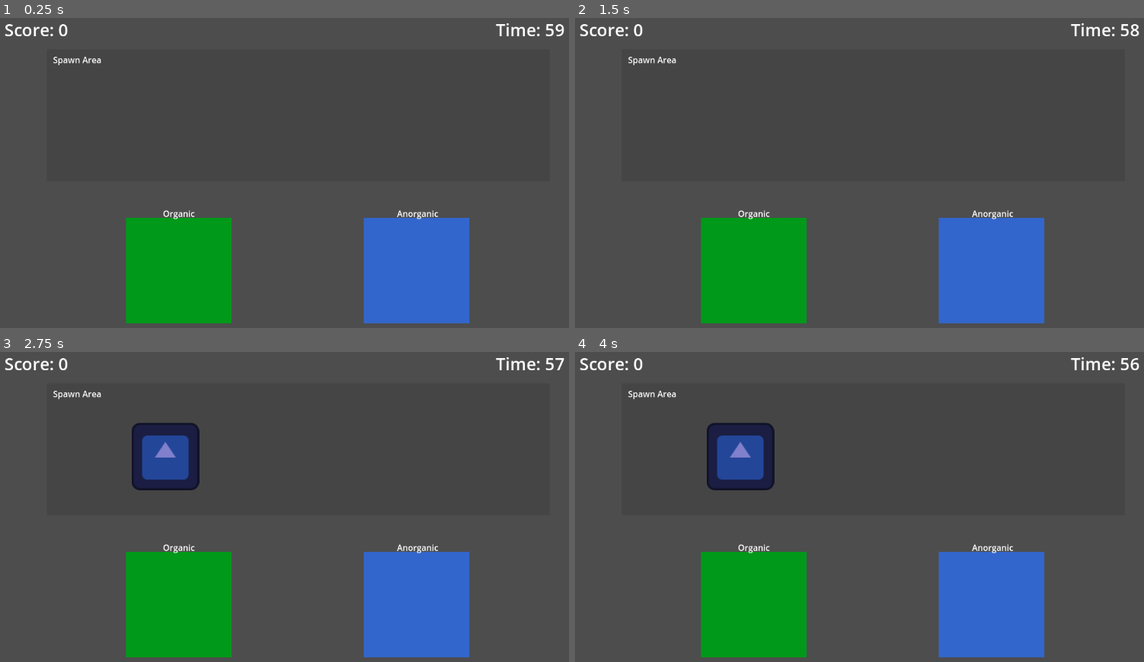
Above: before the commit, frames 1-4 (two rows, left to right).
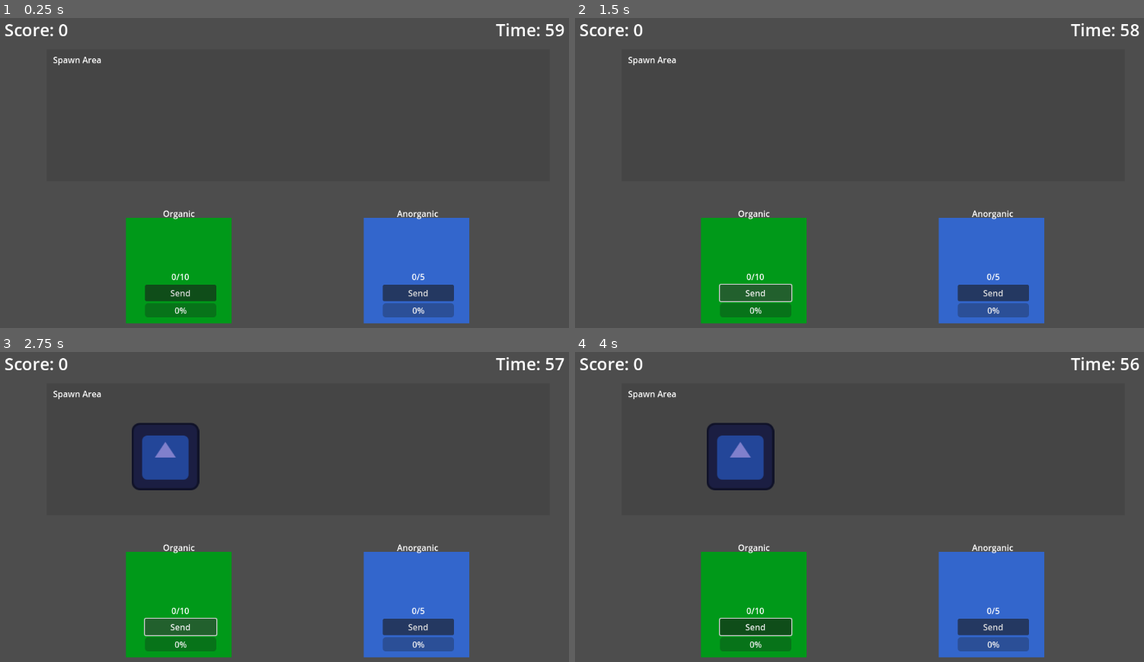
Above: after the commit, the same moments.

Repository: galih9/godot-trash
Game: Godot game, scene res://main.tscn
Same seed, same stepped clock (60 frames per second), same inputs: the game is played once before the commit and once after it. The engine's default icon, where the game draws it, is replaced by a stand-in: a white triangle on a blue panel in a dark square.
Inputs (mouse positions are in pixels of both pictures, inside the frame that each line leads up to):
- Up to frame 1 (0.25 s): no input
- Up to frame 2 (1.5 s): click (757, 293) at 0.5 s, where only the run after the commit has a clickable "Send"; click (757, 293) at 1.25 s, where only the run after the commit has a clickable "Send"
- Up to frame 3 (2.75 s): click (182, 627) at 2 s, where only the run after the commit has a clickable "Send"
- Up to frame 4 (4 s): tap Enter at 2.75 s; move the mouse to (751, 603) at 2.77 s; click (751, 603) at 2.92 s; tap Space at 3.5 s; move the mouse to (990, 603) at 3.52 s; click (990, 603) at 3.67 s

The runs differ from the first frame. In frame 1, 2.6% of the frame differs, in the area x 25-80%, y 82-97%; in frame 2, 2.6%; in frame 3, 2.6%; in frame 4, 2.6%.

Commit message:
implement send mechanic

Diff:
--- a/main.gd
+++ b/main.gd
@@ -14,6 +14,12 @@
 var inorganic_bonus = 0
 var organic_upgrade_cost = 100
 var inorganic_upgrade_cost = 100
+
+# Bin Capacity Logic
+var bin_organic_count = 0
+var bin_anorganic_count = 0
+var bin_organic_shipping = 0
+var bin_anorganic_shipping = 0
 
 
 # Hover tracking
@@ -30,6 +36,17 @@
 @onready var shop_inorganic_button = $UI/ShopPanel/VBoxContainer/HBoxContainer3/Button
 @onready var final_score_label = $UI/GameOverPanel/FinalScoreLabel
 
+# Bin Nodes
+@onready var organic_indicator = $BinOrganic/VBoxContainer/Indicator
+@onready var organic_send_button = $BinOrganic/VBoxContainer/Button
+@onready var organic_progress = $BinOrganic/VBoxContainer/ProgressBar
+@onready var organic_timer = $BinOrganic/VBoxContainer/Timer
+
+@onready var anorganic_indicator = $BinAnorganic/VBoxContainer/Indicator
+@onready var anorganic_send_button = $BinAnorganic/VBoxContainer/Button
+@onready var anorganic_progress = $BinAnorganic/VBoxContainer/ProgressBar
+@onready var anorganic_timer = $BinAnorganic/VBoxContainer/Timer
+
 
 @onready var spawn_area = $SpawnArea
 @onready var timer = $Timer
@@ -45,6 +62,14 @@
 	shop_stack_button.pressed.connect(_on_buy_stack_upgrade_pressed)
 	shop_organic_button.pressed.connect(_on_buy_organic_upgrade_pressed)
 	shop_inorganic_button.pressed.connect(_on_buy_inorganic_upgrade_pressed)
+
+	organic_send_button.pressed.connect(_on_organic_send_pressed)
+	organic_timer.timeout.connect(_on_organic_timer_timeout)
+
+	anorganic_send_button.pressed.connect(_on_anorganic_send_pressed)
+	anorganic_timer.timeout.connect(_on_anorganic_timer_timeout)
+
+	update_bin_ui()
 
 
 func _process(delta):
@@ -78,6 +103,17 @@
 			if is_instance_valid(item):
 				# Stack them slightly
 				item.global_position = mouse_pos + Vector2(0, i * 20)
+
+	# Update Progress Bars
+	if not organic_timer.is_stopped():
+		organic_progress.value = (1 - organic_timer.time_left / organic_timer.wait_time) * 100
+	else:
+		organic_progress.value = 0
+
+	if not anorganic_timer.is_stopped():
+		anorganic_progress.value = (1 - anorganic_timer.time_left / anorganic_timer.wait_time) * 100
+	else:
+		anorganic_progress.value = 0
 
 func update_ui():
 	score_label.text = "Score: " + str(score)
@@ -172,11 +208,15 @@
 
 	if correct:
 		if item.type == 0: # Organic
-			score += 10 + organic_bonus
+			# score += 10 + organic_bonus
+			bin_organic_count += 1
 		else: # Inorganic
-			score += 10 + inorganic_bonus
+			# score += 10 + inorganic_bonus
+			bin_anorganic_count += 1
+		update_bin_ui()
 	else:
 		score -= 5
+		update_ui()
 
 	update_ui()
 
@@ -252,3 +292,37 @@
 func _on_bin_anorganic_mouse_exited():
 	if hovered_bin_type == 2:
 		hovered_bin_type = 0
+
+func update_bin_ui():
+	organic_indicator.text = str(bin_organic_count) + "/10"
+	anorganic_indicator.text = str(bin_anorganic_count) + "/5"
+
+func _on_organic_send_pressed():
+	if bin_organic_count > 0:
+		bin_organic_shipping = bin_organic_count
+		bin_organic_count = 0
+		organic_send_button.disabled = true
+		organic_timer.start()
+		update_bin_ui()
+
+func _on_organic_timer_timeout():
+	score += bin_organic_shipping * (10 + organic_bonus)
+	bin_organic_shipping = 0
+	organic_send_button.disabled = false
+	organic_timer.stop()
+	update_ui()
+
+func _on_anorganic_send_pressed():
+	if bin_anorganic_count > 0:
+		bin_anorganic_shipping = bin_anorganic_count
+		bin_anorganic_count = 0
+		anorganic_send_button.disabled = true
+		anorganic_timer.start()
+		update_bin_ui()
+
+func _on_anorganic_timer_timeout():
+	score += bin_anorganic_shipping * (10 + inorganic_bonus)
+	bin_anorganic_shipping = 0
+	anorganic_send_button.disabled = false
+	anorganic_timer.stop()
+	update_ui()
--- a/main.tscn
+++ b/main.tscn
@@ -180,6 +180,34 @@
 [node name="BinOrganic" type="Area2D" parent="."]
 position = Vector2(350, 500)
 
+[node name="VBoxContainer" type="VBoxContainer" parent="BinOrganic"]
+offset_left = -64.0
+offset_right = 71.5
+offset_bottom = 89.0
+size_flags_horizontal = 3
+size_flags_vertical = 3
+
+[node name="Indicator" type="Label" parent="BinOrganic/VBoxContainer"]
+z_index = 1
+layout_mode = 2
+size_flags_horizontal = 3
+size_flags_vertical = 3
+text = "0/10"
+horizontal_alignment = 1
+vertical_alignment = 3
+
+[node name="Button" type="Button" parent="BinOrganic/VBoxContainer"]
+z_index = 1
+layout_mode = 2
+text = "Send"
+
+[node name="ProgressBar" type="ProgressBar" parent="BinOrganic/VBoxContainer"]
+z_index = 1
+layout_mode = 2
+
+[node name="Timer" type="Timer" parent="BinOrganic/VBoxContainer"]
+wait_time = 5.0
+
 [node name="ColorRect" type="ColorRect" parent="BinOrganic"]
 offset_left = -100.0
 offset_top = -100.0
@@ -201,6 +229,34 @@
 [node name="BinAnorganic" type="Area2D" parent="."]
 position = Vector2(800, 500)
 
+[node name="VBoxContainer" type="VBoxContainer" parent="BinAnorganic"]
+offset_left = -64.0
+offset_right = 71.5
+offset_bottom = 89.0
+size_flags_horizontal = 3
+size_flags_vertical = 3
+
+[node name="Indicator" type="Label" parent="BinAnorganic/VBoxContainer"]
+z_index = 1
+layout_mode = 2
+size_flags_horizontal = 3
+size_flags_vertical = 3
+text = "0/5"
+horizontal_alignment = 1
+vertical_alignment = 3
+
+[node name="Button" type="Button" parent="BinAnorganic/VBoxContainer"]
+z_index = 1
+layout_mode = 2
+text = "Send"
+
+[node name="ProgressBar" type="ProgressBar" parent="BinAnorganic/VBoxContainer"]
+z_index = 1
+layout_mode = 2
+
+[node name="Timer" type="Timer" parent="BinAnorganic/VBoxContainer"]
+wait_time = 10.0
+
 [node name="ColorRect" type="ColorRect" parent="BinAnorganic"]
 offset_left = -100.0
 offset_top = -100.0
